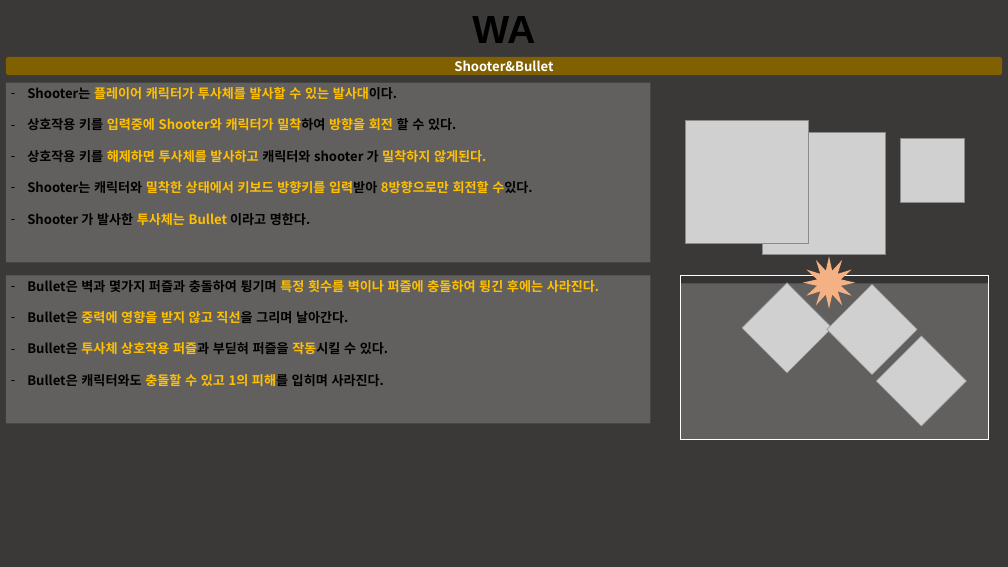
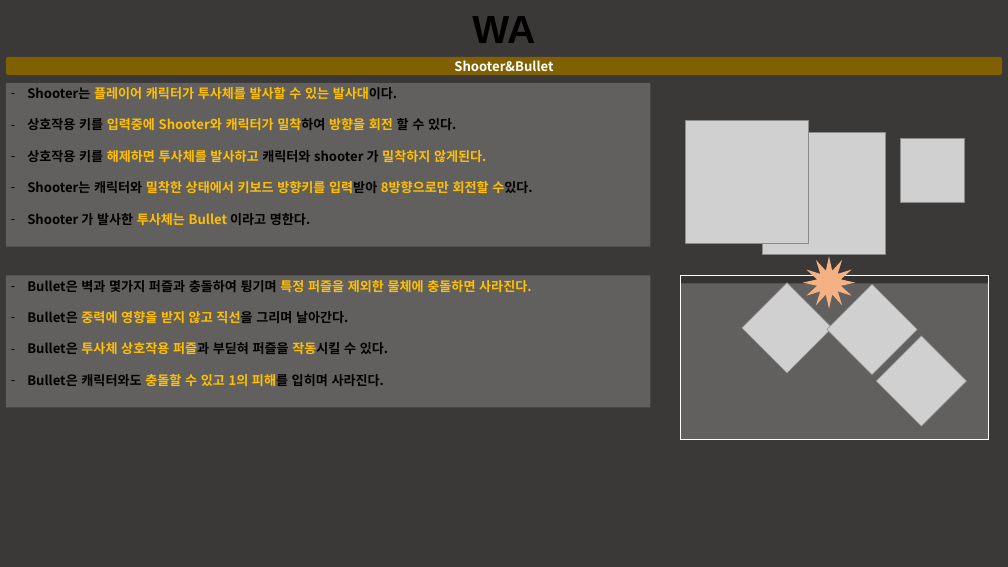
Before and after one commit to taeseongeom/WA, a slide deck: slide 6 of 기획서/신버전/퍼즐 기획.pptx. Drawn at 1008x567 pixels with LibreOffice and Linux fonts; fonts in the diff are those of the drawing; grey boxes stand for pictures. Boxes give left, top, right and bottom in pixels: in the first picture for what was removed or moved away, otherwise in the second. Text is boxed around its words. In the diff, an @@ line names an element or a change of style, - is before the commit and + after.

Commit message:
기획서 추가
퍼즐 기획 추가 일단 중간 업로드 한번

```diff
--- a/기획서/신버전/퍼즐 기획.pptx
+++ b/기획서/신버전/퍼즐 기획.pptx
@@ rectangle "Shooter는 플레이어 캐릭터가 투사체를 발사할 ...": place and size @@
-rectangle "Shooter는 플레이어 캐릭터가 투사체를 발사할 ..." at (6, 83, 651, 262)
+rectangle "Shooter는 플레이어 캐릭터가 투사체를 발사할 ..." at (6, 83, 651, 247)
@@ rectangle "Bullet은 벽과 몇가지 퍼즐과 충돌하여 ...": place and size @@
-rectangle "Bullet은 벽과 몇가지 퍼즐과 충돌하여 ..." at (6, 275, 651, 423)
+rectangle "Bullet은 벽과 몇가지 퍼즐과 충돌하여 ..." at (6, 275, 651, 407)
@@ text in rectangle at (27, 280, 531, 292): text changed; text colour #FFC000 to #000000 @@
-– Bullet은 벽과 몇가지 퍼즐과 충돌하여 튕기며 특정 횟수를 벽이나 퍼즐에 충돌하여 튕긴 후에는 사라진다.
+– Bullet은 벽과 몇가지 퍼즐과 충돌하여 튕기며 특정 퍼즐을 제외한 물체에 충돌하면 사라진다.
```
Also in this commit, not shown: 4 other slides changed, 3 slides added, 3 other files.
